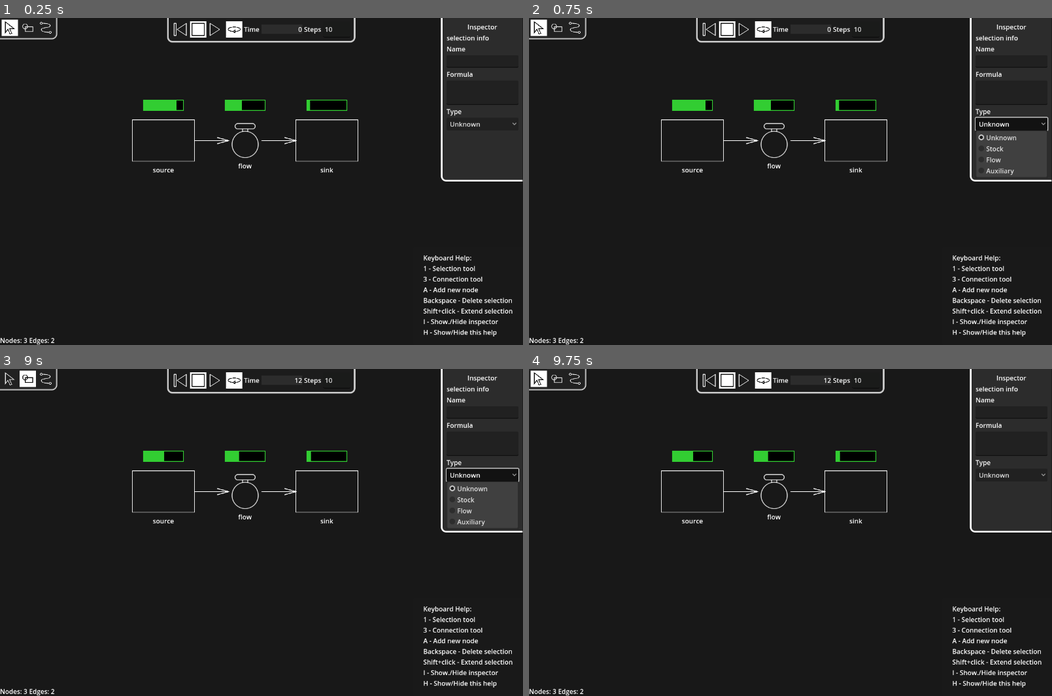
Above: before the commit, frames 1-4 (two rows, left to right).
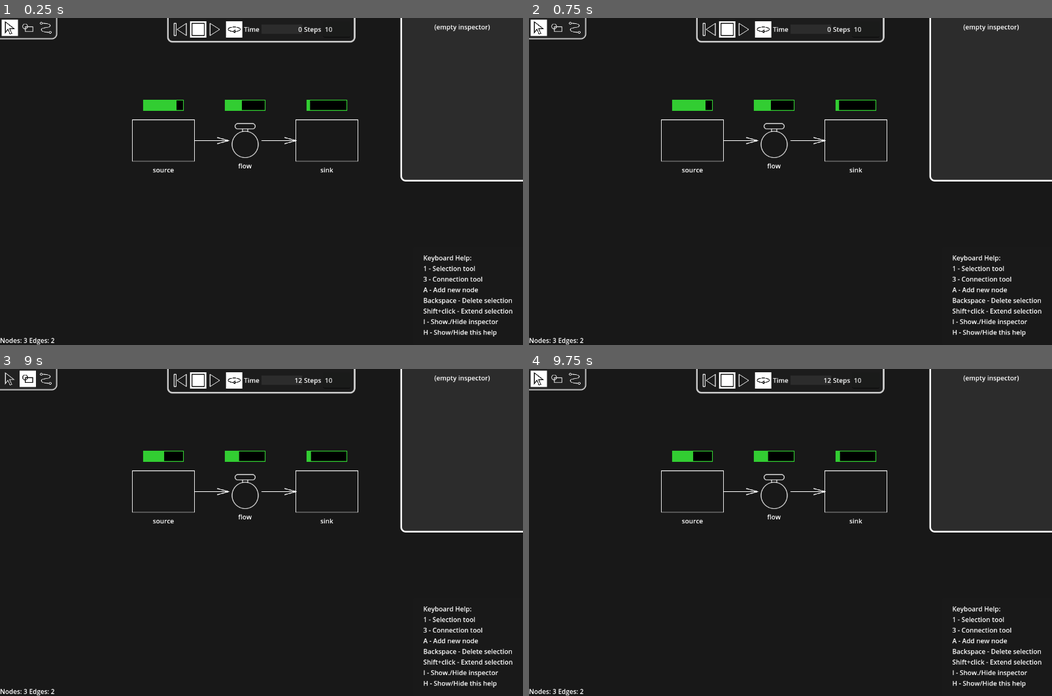
Above: after the commit, the same moments.

Repository: radomirbosak/poietic-playground
Game: Godot game, scene res://main.tscn
The game is run twice, just before and just after one commit, with the same random seed, the same clock (stepped at 60 frames per second) and the same inputs.
Inputs (mouse positions are in pixels of both pictures, inside the frame that each line leads up to):
- Up to frame 1 (0.25 s): no input
- Up to frame 2 (0.75 s): click (1010, 122) at 0.5 s, where only the run before the commit has a clickable "Unknown"
- Up to frame 3 (9 s): click (10, 378) at 1.25 s; click (26, 378) at 2 s; click (214, 382) at 2.75 s; click (198, 382) at 3.5 s; click (235, 382) at 4.25 s; click (10, 378) at 5 s; click (26, 378) at 5.75 s; click (214, 382) at 6.5 s; click (198, 382) at 7.25 s; click (235, 382) at 8 s; click (481, 473) at 8.75 s, where only the run before the commit has a clickable "Unknown"
- Up to frame 4 (9.75 s): click (539, 378) at 9.5 s

The runs differ from the first frame. In frame 1, 0.8% of the frame differs, in the area x 76-100%, y 0-50%; in frame 2, 1.5%; in frame 3, 1.5%; in frame 4, 0.8%.

Commit message:
Reimplemented inspector
- Inspector now uses trait-specific panels
- Added new trait panel for Name and Formula traits
- Introduced ObjectType
- minor clean-ups

Diff:
--- a/diagram/diagram_canvas.gd
+++ b/diagram/diagram_canvas.gd
@@ -216,7 +216,7 @@
 		if node is DiagramNode:
 			node.is_dragged = false
 			var object = design.get_object(node.object_id)
-			object.update_attribute("position", node.position)
+			object.set_attribute("position", node.position)
 			# node.position = final_position
 
 func delete_selection():
--- a/diagram/selection.gd
+++ b/diagram/selection.gd
@@ -1,6 +1,31 @@
 class_name Selection extends Object
 
 signal selection_changed(selection: Selection)
+
+class OrderedSet:
+	var items: Array[Variant] = []
+
+	func _init(new_items: Array[Variant] = []):
+		for item in new_items:
+			insert(item)
+
+	func insert(item: Variant):
+		if not items.has(item):
+			items.append(item)
+
+	func intersection(other: OrderedSet) -> OrderedSet:
+		var result: OrderedSet = OrderedSet.new()
+		for item in items:
+			if not other.items.has(item):
+				result.insert(item)
+		return result
+
+	func form_intersection(other: OrderedSet) -> void:
+		var keep: Array[Variant] = []
+		for item in items:
+			if other.items.has(item):
+				keep.append(item)
+		self.items = keep
 
 ## List of objects in the selection.
 var objects: Array[Node2D] = []
@@ -91,11 +116,57 @@
 func get_distinct_values(property: String) -> Array[Variant]:
 	var values: Array[Variant] = []
 
-	for object in objects:
-		var value = object.get(property)
+	for object in get_design_objects():
+		var value = object.attribute(property)
 		if value == null:
 			continue
 		if values.find(value) == -1:
 			values.append(value)
 
 	return values
+
+func get_type_names() -> Array[String]:
+	var result: Array[String] = []
+	for item in objects:
+		var object = Design.global.get_object(item.object_id)
+		if not result.has(object.type_name):
+			result.append(object.type_name)
+
+	return result
+
+func get_design_objects() -> Array[DesignObject]:
+	var result: Array[DesignObject] = []
+	for item in objects:
+		if item is DiagramNode:
+			var object = Design.global.get_object(item.object_id)
+			result.append(object)
+		elif item is DiagramConnection:
+			var object = Design.global.get_object(item.object_id)
+			result.append(object)
+	return result
+
+const all_inspector_groups: Array[String] = [
+	"Name", "Formula", "Stock", "GraphicalFunction", "Delay", "Smooth"
+]
+
+## Get list of inspector group names that are available for this selection.
+func distinct_traits() -> Array[String]:
+	var groups: OrderedSet = OrderedSet.new(all_inspector_groups)
+
+	var objects = get_design_objects()
+	if len(objects) == 0:
+		return []
+
+	for object in objects:
+		var type = Metamodel.get_object_type(object.type_name)
+		var object_groups: OrderedSet = OrderedSet.new()
+		object_groups.insert("Name")
+		for trait_name in type.traits:
+			object_groups.insert(trait_name)
+
+		groups.form_intersection(object_groups)
+
+	var result: Array[String] = []
+	for item in groups.items:
+		result.append(item as String)
+	return result
--- a/global.gd
+++ b/global.gd
@@ -11,9 +11,8 @@
 signal tool_changed(tool: CanvasTool)
 
 func _ready():
-	# Initialize globals here
-	# Pictogram.load_pictograms()
-	pass
+	Metamodel._initialize_object_types()
+	InspectorTraitPanel._initialize_panels()
 
 func get_gui() -> Node:
 	return get_node("/root/Main/Gui")
@@ -39,3 +38,14 @@
 		current_tool.release()
 	current_tool = tool
 	tool_changed.emit(tool)
+
+func open_object_context_menu(object: Variant, position: Vector2):
+	var menu = CallOut.new()
+	var box = HBoxContainer.new()
+	menu.add_child(box)
+	var b1 = Button.new()
+	b1.text = "one"
+	box.add_child(b1)
+	menu.set_callout_point(position)
+	# canvas.add_child(palette)
+	Global.set_modal(menu)
--- a/inspector/inspector_panel.gd
+++ b/inspector/inspector_panel.gd
@@ -1,4 +1,7 @@
 class_name InspectorPanel extends PanelContainer
+
+@onready var inspector_title_label = %InspectorTitle
+@onready var traits_container = %TraitsContainer
 
 ## Panel for inspecting diagram elements.
 ##
@@ -12,48 +15,52 @@
 		"auxiliary": return 3
 		_: return 0
 
+func _on_diagram_canvas_selection_changed(new_selection):
+	set_selection(new_selection)
 
-func _ready():
-	update_known_types()
-
-func _on_diagram_canvas_selection_changed(new_selection):
+func set_selection(new_selection):
 	self.selection = new_selection
-
 	print("Selection changed: ", selection.count(), " nodes selected")
 
-	var distinct_label = selection.get_distinct_values("label")
+	var type_names = selection.get_type_names()
 
-	if len(distinct_label) == 0:
-		%NameField.text = ""
-	elif len(distinct_label) == 1:
-		%NameField.text = str(distinct_label[0])
+	if len(type_names) == 0:
+		inspector_title_label.text = "nothing selected"
+	elif len(type_names) == 1:
+		var text: String = type_names[0]
+		if selection.count() > 1:
+			text += " (" + str(selection.count()) + " selected)"
+		inspector_title_label.text = text
 	else:
-		%NameField.text = "(multiple)"
+		var text = "Multiple types (" + str(selection.count()) + " selected)"
+		inspector_title_label.text = text
 
-	var distinct_type = selection.get_distinct_values("type_name")
+	set_traits(selection.distinct_traits())
 
-	if len(distinct_type) == 0:
-		%TypeButton.select(%TypeButton.get_item_index(0))
-	elif len(distinct_type) == 1:
-		var type_name = distinct_type[0]
-		var id = get_type_id(type_name)
-		%TypeButton.select(%TypeButton.get_item_index(id))
-	else:
-		%TypeButton.select(%TypeButton.get_item_index(0))
+	for panel in traits_container.get_children():
+		panel.set_selection(new_selection)
 
-	pass # Replace with function body.
+func set_traits(traits: Array[String]):
+	for child in traits_container.get_children():
+		traits_container.remove_child(child)
 
-func update_known_types():
-	%TypeButton.clear()
-	%TypeButton.add_item("Unknown", 0)
-	%TypeButton.add_item("Stock", 1)
-	%TypeButton.add_item("Flow", 2)
-	%TypeButton.add_item("Auxiliary", 3)
-	%TypeButton.select(0)
+	for trait_name in traits:
+		var panel = InspectorTraitPanel.panel_for_trait(trait_name)
+		if not panel:
+			push_error("Unknown inspector trait panel: ", trait_name)
+			continue
+		traits_container.add_child(panel)
 
-func _on_name_field_text_submitted(new_name):
-	for object in selection.objects:
-		var design_object = Design.global.get_object(object.object_id)
-		design_object.set_name(new_name)
-	# FIXME: This needs to be called from a change transaction
-	Design.global.design_changed.emit()
+static func group_with_name(name: String) -> Container:
+	match name:
+		"Name":
+			var container: VBoxContainer = VBoxContainer.new()
+			var label: Label = Label.new()
+			var field: LineEdit = LineEdit.new()
+
+			container.add_child(label)
+			container.add_child(field)
+
+			return container
+		_:
+			return null
--- a/inspector/inspector_panel.tscn
+++ b/inspector/inspector_panel.tscn
@@ -14,7 +14,7 @@
 anchor_left = 1.0
 anchor_right = 1.0
 offset_left = -1280.0
-offset_right = -1080.0
+offset_right = -980.0
 offset_bottom = 400.0
 grow_horizontal = 0
 size_flags_horizontal = 10
@@ -29,42 +29,15 @@
 theme_override_constants/margin_right = 10
 theme_override_constants/margin_bottom = 10
 
-[node name="VBoxContainer" type="VBoxContainer" parent="MarginContainer"]
+[node name="MainContainer" type="VBoxContainer" parent="MarginContainer"]
 layout_mode = 2
 
-[node name="InspectorTitle" type="Label" parent="MarginContainer/VBoxContainer"]
+[node name="InspectorTitle" type="Label" parent="MarginContainer/MainContainer"]
+unique_name_in_owner = true
 layout_mode = 2
-text = "Inspector"
+text = "(empty inspector)"
 horizontal_alignment = 1
 
-[node name="SelectionInfoLabel" type="Label" parent="MarginContainer/VBoxContainer"]
-layout_mode = 2
-text = "selection info"
-
-[node name="NameFieldLabel" type="Label" parent="MarginContainer/VBoxContainer"]
-layout_mode = 2
-text = "Name"
-
-[node name="NameField" type="LineEdit" parent="MarginContainer/VBoxContainer"]
+[node name="TraitsContainer" type="VBoxContainer" parent="MarginContainer/MainContainer"]
 unique_name_in_owner = true
 layout_mode = 2
-
-[node name="FormulaFieldLabel" type="Label" parent="MarginContainer/VBoxContainer"]
-layout_mode = 2
-text = "Formula"
-
-[node name="FormulaText" type="TextEdit" parent="MarginContainer/VBoxContainer"]
-unique_name_in_owner = true
-custom_minimum_size = Vector2(0, 60)
-layout_mode = 2
-
-[node name="Label" type="Label" parent="MarginContainer/VBoxContainer"]
-layout_mode = 2
-text = "Type"
-
-[node name="TypeButton" type="OptionButton" parent="MarginContainer/VBoxContainer"]
-unique_name_in_owner = true
-layout_mode = 2
-item_count = 1
-
-[connection signal="text_submitted" from="MarginContainer/VBoxContainer/NameField" to="." method="_on_name_field_text_submitted"]
--- /dev/null
+++ b/inspector/inspector_trait_panel.gd
@@ -0,0 +1,27 @@
+class_name InspectorTraitPanel extends PanelContainer
+
+static var _trait_panels: Dictionary = {}
+
+signal set_object_attribute(trait_name: String, name: String, value: Variant)
+
+var selection: Selection
+
+static func _initialize_panels():
+	_trait_panels = {
+		"Name": preload("res://inspector/traits/name_inspector_trait.tscn").instantiate(),
+		"Formula": preload("res://inspector/traits/formula_inspector_trait.tscn").instantiate(),
+	}
+
+static func panel_for_trait(name: String) -> InspectorTraitPanel:
+	var panel = _trait_panels.get(name)
+	if panel:
+		return panel as InspectorTraitPanel
+	else:
+		return null
+
+func set_selection(new_selection):
+	self.selection = new_selection
+	on_selection_changed()
+
+func on_selection_changed():
+	pass
--- /dev/null
+++ b/inspector/traits/formula_inspector_trait.gd
@@ -0,0 +1,41 @@
+extends InspectorTraitPanel
+
+var _is_updating: bool = false
+
+@onready var label: Label = $VBoxContainer/Label
+@onready var formula_field: TextEdit = $VBoxContainer/FormulaField
+
+# Called when the node enters the scene tree for the first time.
+func _ready():
+	pass # Replace with function body.
+
+func on_selection_changed():
+	var distinct_values = selection.get_distinct_values("formula")
+
+	if len(distinct_values) == 0:
+		formula_field.text = ""
+	elif len(distinct_values) == 1:
+		formula_field.text = str(distinct_values[0])
+	else:
+		formula_field.text = "(multiple)"
+
+func _on_formula_field_text_set():
+	if not _is_updating:
+		update_formula()
+
+func update_formula():
+	var text = formula_field.text
+	for object in selection.objects:
+		var design_object = Design.global.get_object(object.object_id)
+		design_object.set_attribute("formula", text)
+	# FIXME: This needs to be called from a change transaction
+	Design.global.design_changed.emit()
+
+func _on_formula_field_gui_input(event):
+	if event is InputEventKey:
+		if event.pressed and (event.keycode == KEY_ESCAPE
+				or (event.keycode == KEY_ENTER and not event.shift_pressed)):
+			_is_updating = true
+			update_formula()
+			formula_field.release_focus()
+			_is_updating = false
--- /dev/null
+++ b/inspector/traits/formula_inspector_trait.tscn
@@ -0,0 +1,23 @@
+[gd_scene load_steps=2 format=3 uid="uid://t8hyfhyvbpqq"]
+
+[ext_resource type="Script" path="res://inspector/traits/formula_inspector_trait.gd" id="1_q5abd"]
+
+[node name="FormulaInspectorTrait" type="PanelContainer"]
+offset_right = 67.0
+offset_bottom = 58.0
+script = ExtResource("1_q5abd")
+
+[node name="VBoxContainer" type="VBoxContainer" parent="."]
+layout_mode = 2
+
+[node name="Label" type="Label" parent="VBoxContainer"]
+layout_mode = 2
+text = "Formula"
+
+[node name="FormulaField" type="TextEdit" parent="VBoxContainer"]
+custom_minimum_size = Vector2(0, 72)
+layout_mode = 2
+placeholder_text = "constant or formula"
+
+[connection signal="focus_exited" from="VBoxContainer/FormulaField" to="." method="_on_formula_field_focus_exited"]
+[connection signal="gui_input" from="VBoxContainer/FormulaField" to="." method="_on_formula_field_gui_input"]
--- /dev/null
+++ b/inspector/traits/name_inspector_trait.gd
@@ -0,0 +1,25 @@
+extends InspectorTraitPanel
+
+@onready var label: Label = $VBoxContainer/Label
+@onready var name_field: LineEdit = $VBoxContainer/NameField
+
+# Called when the node enters the scene tree for the first time.
+func _ready():
+	pass # Replace with function body.
+
+func on_selection_changed():
+	var distinct_label = selection.get_distinct_values("name")
+
+	if len(distinct_label) == 0:
+		name_field.text = ""
+	elif len(distinct_label) == 1:
+		name_field.text = str(distinct_label[0])
+	else:
+		name_field.text = "(multiple)"
+
+func _on_name_field_text_submitted(new_name):
+	for object in selection.objects:
+		var design_object = Design.global.get_object(object.object_id)
+		design_object.set_name(new_name)
+	# FIXME: This needs to be called from a change transaction
+	Design.global.design_changed.emit()
--- /dev/null
+++ b/inspector/traits/name_inspector_trait.tscn
@@ -0,0 +1,20 @@
+[gd_scene load_steps=2 format=3 uid="uid://cpsog8sdusql0"]
+
+[ext_resource type="Script" path="res://inspector/traits/name_inspector_trait.gd" id="1_3o1li"]
+
+[node name="NameInspectorTrait" type="PanelContainer"]
+offset_right = 67.0
+offset_bottom = 58.0
+script = ExtResource("1_3o1li")
+
+[node name="VBoxContainer" type="VBoxContainer" parent="."]
+layout_mode = 2
+
+[node name="Label" type="Label" parent="VBoxContainer"]
+layout_mode = 2
+text = "Name"
+
+[node name="NameField" type="LineEdit" parent="VBoxContainer"]
+layout_mode = 2
+
+[connection signal="text_submitted" from="VBoxContainer/NameField" to="." method="_on_name_field_text_submitted"]
--- a/main.tscn
+++ b/main.tscn
@@ -33,8 +33,8 @@
 
 [node name="InspectorPanel" parent="Gui" instance=ExtResource("4_uq7uj")]
 unique_name_in_owner = true
-offset_left = -201.0
-offset_right = -1.0
+offset_left = -300.0
+offset_right = 0.0
 
 [node name="HelpPanel" type="Panel" parent="Gui"]
 anchors_preset = 3
--- a/simulation/design_object.gd
+++ b/simulation/design_object.gd
@@ -41,8 +41,8 @@
 func set_value(new_value: float) -> void:
 	attributes["value"] = new_value
 
-func update_attribute(key: String, value: Variant) -> void:
+func set_attribute(key: String, value: Variant) -> void:
 	attributes[key] = value
 
 func attribute(key: String) -> Variant:
-	return attributes[key]
+	return attributes.get(key)
--- a/simulation/metamodel.gd
+++ b/simulation/metamodel.gd
@@ -3,6 +3,8 @@
 const placeable_nodes = ["Stock", "Flow", "Auxiliary", "GraphicalFunction", "Smooth", "Delay"]
 
 var thing: int = 10
+
+var _object_types: Array[ObjectType]
 
 static var _all_pictograms: Dictionary = {}
 static var default_pictogram: Pictogram
@@ -10,6 +12,28 @@
 # Called when the node enters the scene tree for the first time.
 func _ready():
 	_load_pictograms()
+	_initialize_object_types()
+
+func _initialize_object_types():
+	_object_types = [
+		ObjectType.new("Stock", ["Formula"], ObjectType.Structure.NODE),
+		ObjectType.new("Flow", ["Formula"], ObjectType.Structure.NODE),
+		ObjectType.new("Auxiliary", ["Formula"], ObjectType.Structure.NODE),
+		ObjectType.new("GraphicalFunction", [], ObjectType.Structure.NODE),
+		ObjectType.new("Delay", [], ObjectType.Structure.NODE),
+		ObjectType.new("Smooth", [], ObjectType.Structure.NODE),
+
+		ObjectType.new("Fills", [], ObjectType.Structure.EDGE),
+		ObjectType.new("Drains", [], ObjectType.Structure.EDGE),
+		ObjectType.new("Parameter", [], ObjectType.Structure.EDGE),
+	]
+
+
+func get_object_type(name: String) -> ObjectType:
+	for type in _object_types:
+		if type.name == name:
+			return type
+	return null
 
 func _load_pictograms():
 	# TODO: Adjust the scales based on the rules for the pictogram sizes (not yet defined)
--- /dev/null
+++ b/simulation/object_type.gd
@@ -0,0 +1,13 @@
+class_name ObjectType extends Object
+
+enum Structure { UNSTRUCTURED, NODE, EDGE }
+
+@export var name: String
+@export var traits: Array[String]
+@export var structure: Structure
+
+
+func _init(name: String, traits: Array[String], structure: Structure):
+	self.name = name
+	self.traits = traits
+	self.structure = structure
